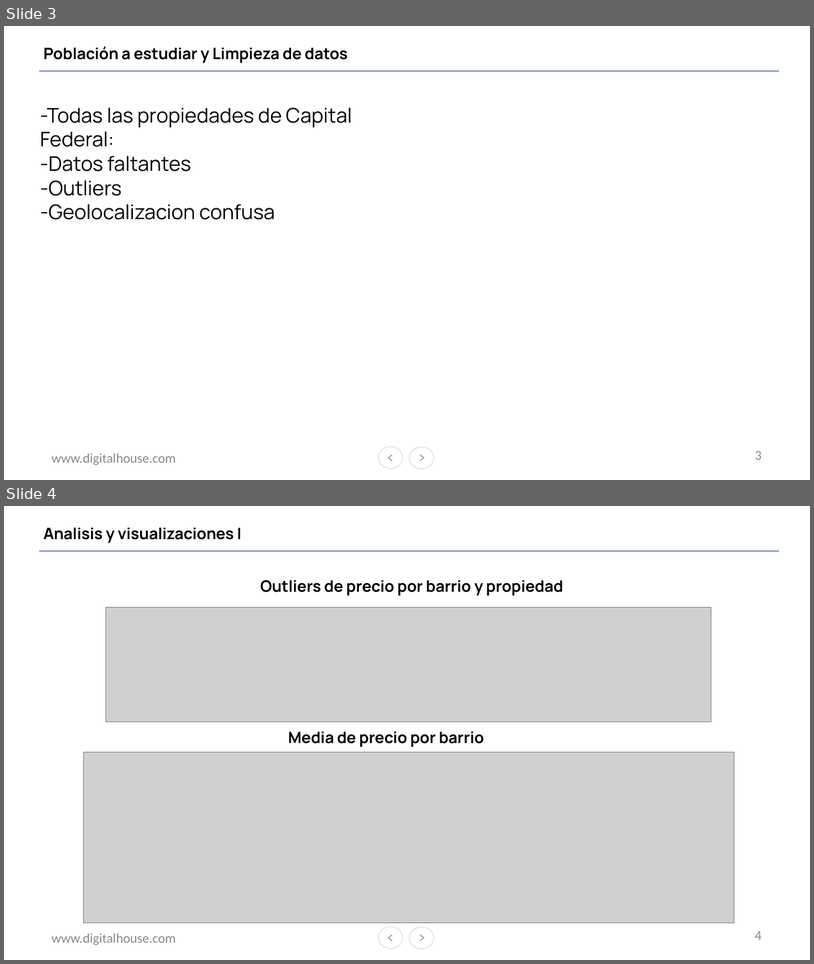
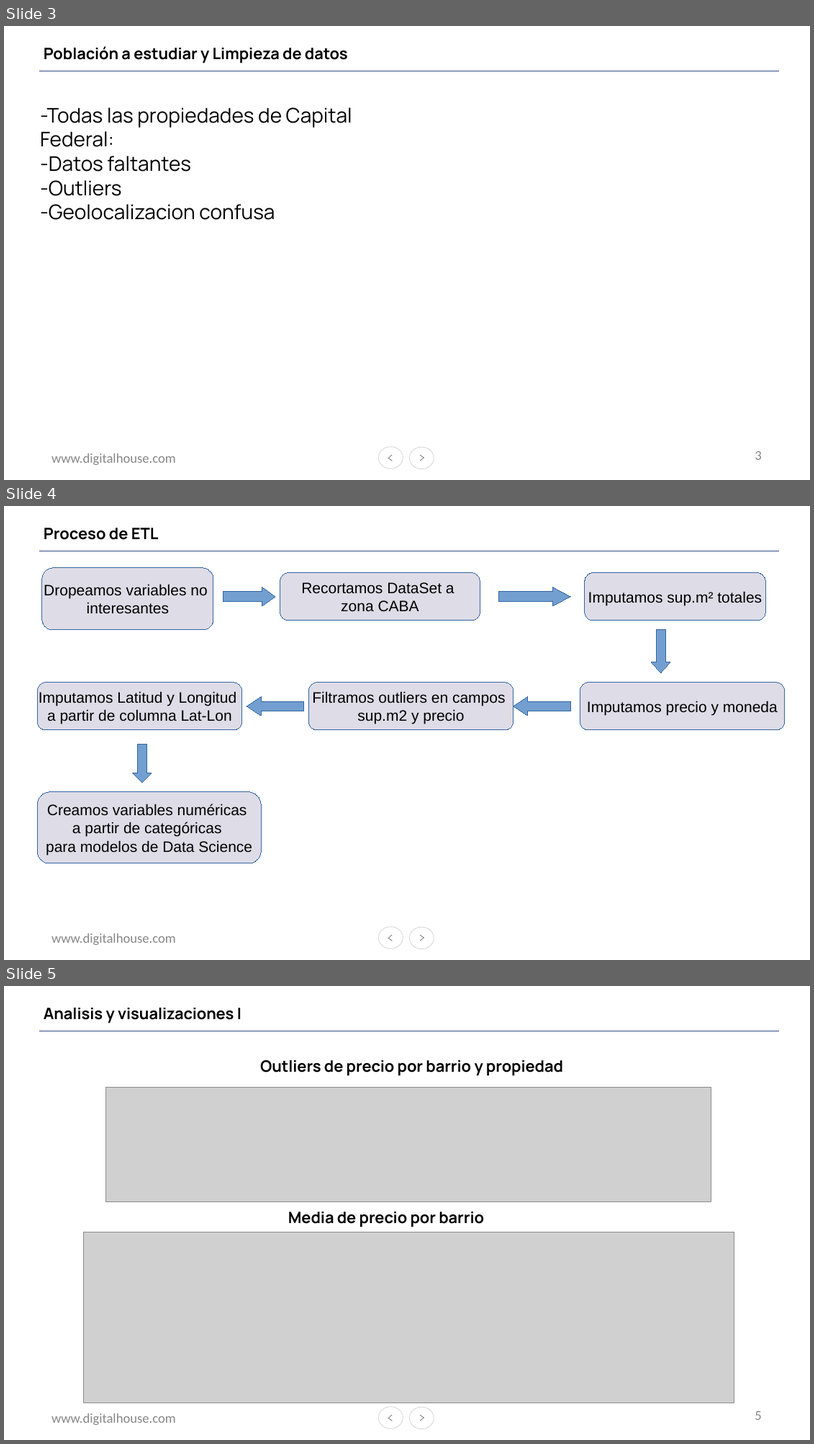
Before and after one commit to DSDHGrupo8/master, a slide deck: G8DS.pptx. Shown one above the other, each under a label of ours: slides 3 and 4 before the commit, slides 3, 4 and 5 after it. The pictures are 814x964 and 814x1444 pixels, drawn with LibreOffice and Linux fonts; fonts in the diff are those of the drawing; grey boxes stand for pictures; background and template pictures are left out. Boxes give left, top, right and bottom in pixels: in the first picture for what was removed or moved away, otherwise in the second. Text is boxed around its words. In the diff, an @@ line names an element or a change of style, - is before the commit and + after.

Commit message:
Agregada slide a la presentación (Proceso de ETL)

```diff
--- a/G8DS.pptx
+++ b/G8DS.pptx
@@ slide 4 added at [4,506,810,960], background #FFFFFF; not listed: 8 template elements that a slide beside it also shows @@
@@ text added at [44,528,159,540], 18.7 pt, text #000000, bold @@
+Proceso de ETL
@@ freeform shape added at [42,568,214,629], fill #DEDCE6, outline #3465A4 0.75 pt, 18 pt, text #000000 @@
+Dropeamos variables no
+interesantes
@@ freeform shape added at [223,587,275,606], fill #729FCF, outline #3465A4 0.75 pt @@
@@ freeform shape added at [280,572,481,620], fill #DEDCE6, outline #3465A4 0.75 pt, 18 pt, text #000000 @@
+Recortamos DataSet a
+zona CABA
@@ freeform shape added at [499,587,571,606], fill #729FCF, outline #3465A4 0.75 pt @@
@@ freeform shape added at [585,572,766,620], fill #DEDCE6, outline #3465A4 0.75 pt, 18 pt, text #000000 @@
+Imputamos sup.m² totales
@@ freeform shape added at [652,630,671,673], fill #729FCF, outline #3465A4 0.75 pt @@
@@ freeform shape added at [37,682,242,730], fill #DEDCE6, outline #3465A4 0.75 pt, 18 pt, text #000000 @@
+Imputamos Latitud y Longitud
+a partir de columna Lat-Lon
@@ freeform shape added at [247,697,304,716], fill #729FCF, outline #3465A4 0.75 pt @@
@@ freeform shape added at [309,682,514,730], fill #DEDCE6, outline #3465A4 0.75 pt, 18 pt, text #000000 @@
+Filtramos outliers en campos
+sup.m2 y precio
@@ freeform shape added at [514,697,571,716], fill #729FCF, outline #3465A4 0.75 pt @@
@@ freeform shape added at [581,682,786,730], fill #DEDCE6, outline #3465A4 0.75 pt, 18 pt, text #000000 @@
+Imputamos precio y moneda
@@ freeform shape added at [133,744,152,782], fill #729FCF, outline #3465A4 0.75 pt @@
@@ freeform shape added at [37,792,261,863], fill #DEDCE6, outline #3465A4 0.75 pt, 18 pt, text #000000 @@
+Creamos variables numéricas
+a partir de categóricas
+para modelos de Data Science
@@ what was slide 4 is now slide 5 @@
@@ page number at [755,1411,761,1419]: text changed @@
-4
+5
```
Also in this commit, not shown: 1 slide changed.
